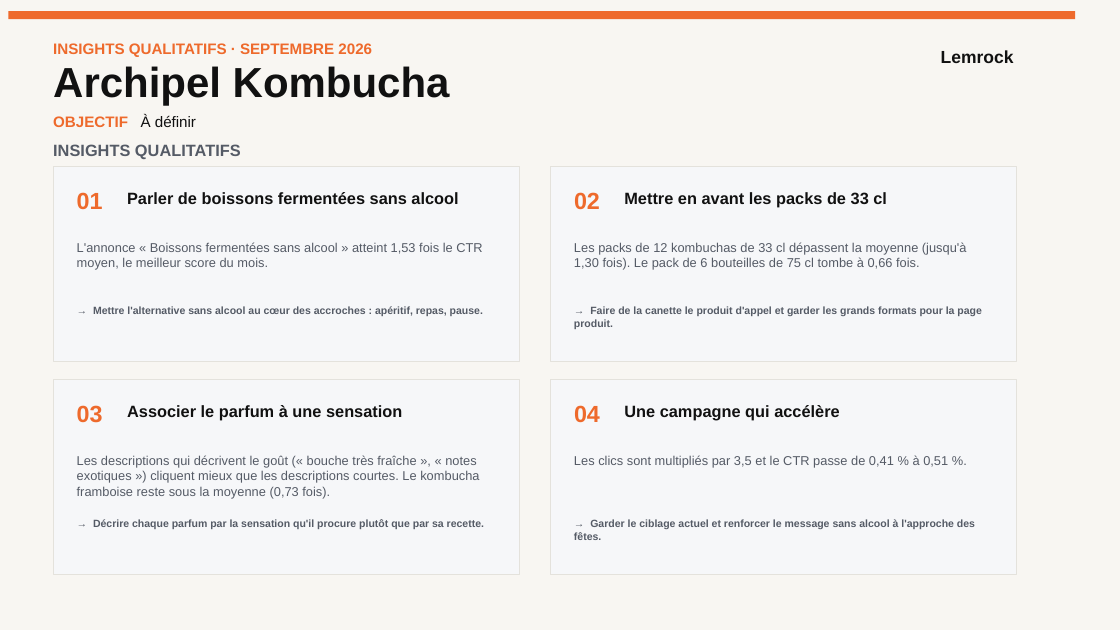
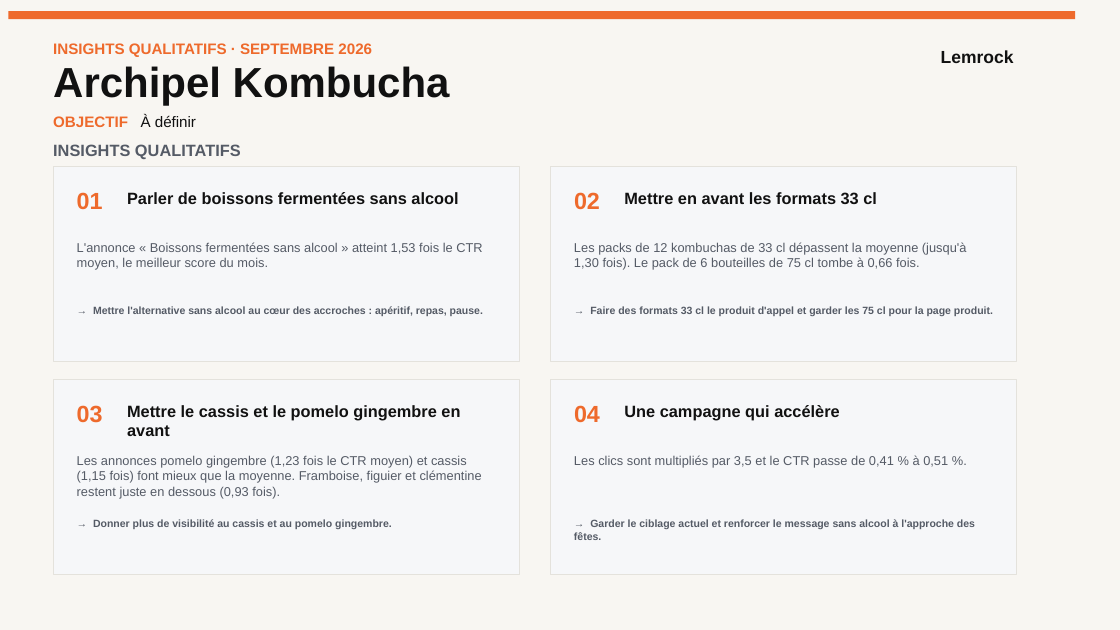
Before and after one commit to stephanemonmarson-creator/Lemrock, a slide deck: slide 4 of rapports/septembre/121026_Customer Success_Septembre 26.pptx. Drawn at 1120x630 pixels with LibreOffice and Linux fonts; fonts in the diff are those of the drawing. Boxes give left, top, right and bottom in pixels: in the first picture for what was removed or moved away, otherwise in the second. Text is boxed around its words. In the diff, an @@ line names an element or a change of style, - is before the commit and + after.

```diff
--- a/rapports/septembre/121026_Customer Success_Septembre 26.pptx
+++ b/rapports/septembre/121026_Customer Success_Septembre 26.pptx
@@ text at (x1=624, y1=192, x2=877, y2=204): text changed @@
-Mettre en avant les packs de 33 cl
+Mettre en avant les formats 33 cl
@@ text at (x1=590, y1=306, x2=993, y2=316): text changed @@
-→ Faire de la canette le produit d'appel et garder les grands formats pour la page produit.
+→ Faire des formats 33 cl le produit d'appel et garder les 75 cl pour la page produit.
@@ text at (x1=127, y1=405, x2=460, y2=436): text changed @@
-Associer le parfum à une sensation
+Mettre le cassis et le pomelo gingembre en avant
@@ text at (x1=77, y1=455, x2=482, y2=498): text changed @@
-Les descriptions qui décrivent le goût (« bouche très fraîche », « notes exotiques ») cliquent mieux que les descriptions courtes. Le kombucha framboise reste sous la moyenne (0,73 fois).
+Les annonces pomelo gingembre (1,23 fois le CTR moyen) et cassis (1,15 fois) font mieux que la moyenne. Framboise, figuier et clémentine restent juste en dessous (0,93 fois).
@@ text at (x1=93, y1=519, x2=392, y2=529): text changed @@
-→ Décrire chaque parfum par la sensation qu'il procure plutôt que par sa recette.
+→ Donner plus de visibilité au cassis et au pomelo gingembre.
```
Also in this commit, not shown: 1 other slide changed, 3 other files.
